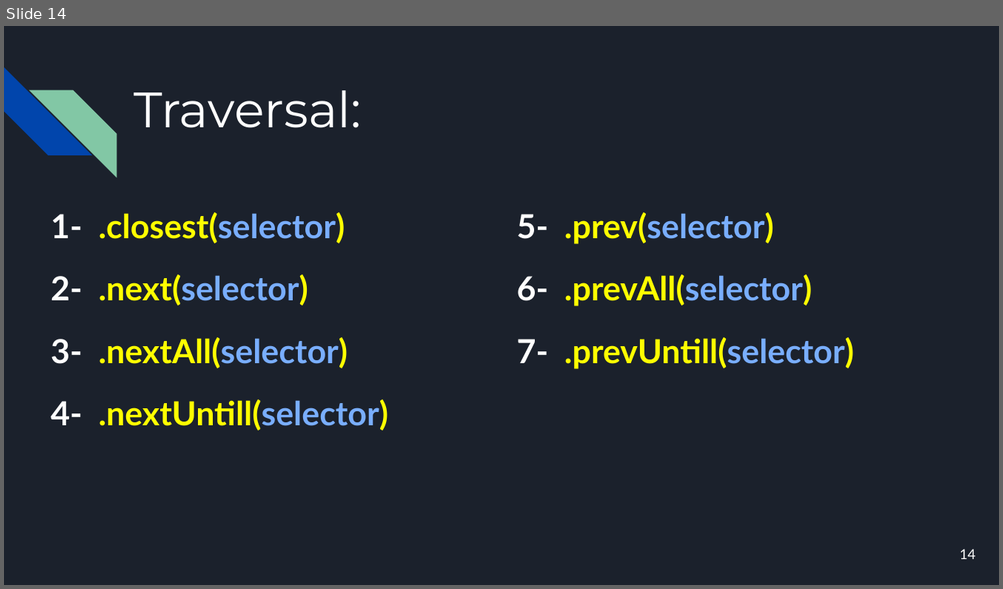
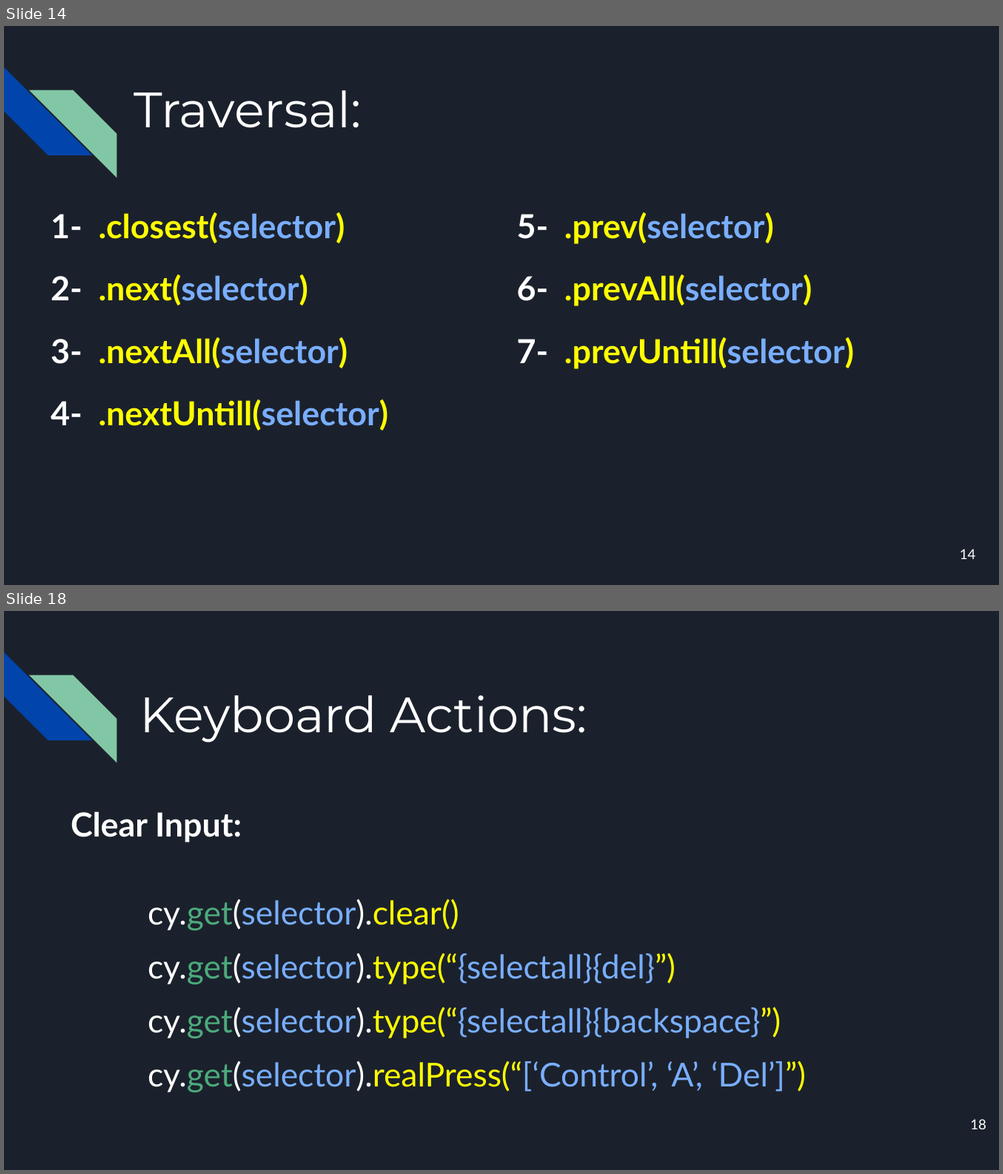
Before and after one commit to mmonfared/automationcamp-cypress, a slide deck: AutomationCamp-Cypress.pptx. Shown one above the other, each under a label of ours: slide 14 before the commit, slides 14 and 18 after it; the slides between them are not shown. The pictures are 1003x589 and 1003x1174 pixels, drawn with LibreOffice and Linux fonts; fonts in the diff are those of the drawing. Boxes give left, top, right and bottom in pixels: in the first picture for what was removed or moved away, otherwise in the second. Text is boxed around its words. In the diff, an @@ line names an element or a change of style, - is before the commit and + after.

```diff
--- a/AutomationCamp-Cypress.pptx
+++ b/AutomationCamp-Cypress.pptx
@@ slide 18 added at [4,611,999,1170], background #1B212C; not listed: 2 template elements that a slide beside it also shows @@
@@ title added at [139,695,587,743], 36 pt, text #FFFFFF @@
+Keyboard Actions:
@@ text added at [71,812,242,843], 24 pt, text #FFFFFF, bold @@
+Clear Input:
@@ text added at [148,899,805,1093], 23.8 pt, text #79AEFE @@
+cy.get(selector).clear()
+cy.get(selector).type(“{selectall}{del}”)
+cy.get(selector).type(“{selectall}{backspace}”)
+cy.get(selector).realPress(“[‘Control’, ‘A’, ‘Del’]”)
@@ page number added at [970,1119,986,1130], 10 pt, text #FFFFFF @@
+18
```
Also in this commit, not shown: 5 other slides added, 4 other files.
